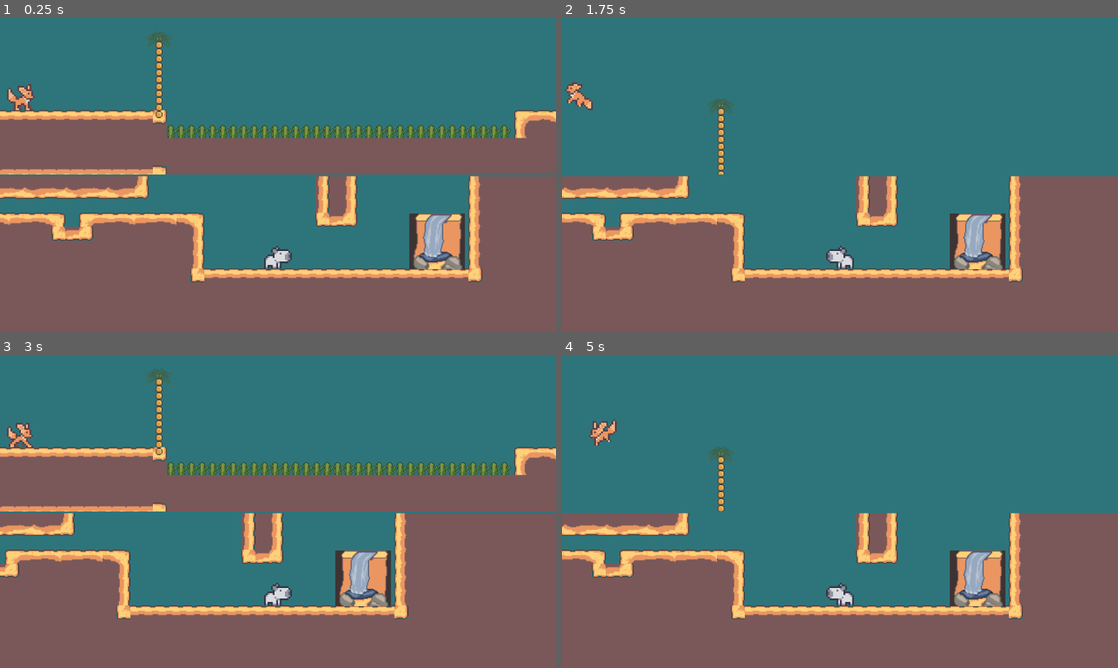
Above: before the commit, frames 1-4 (two rows, left to right).
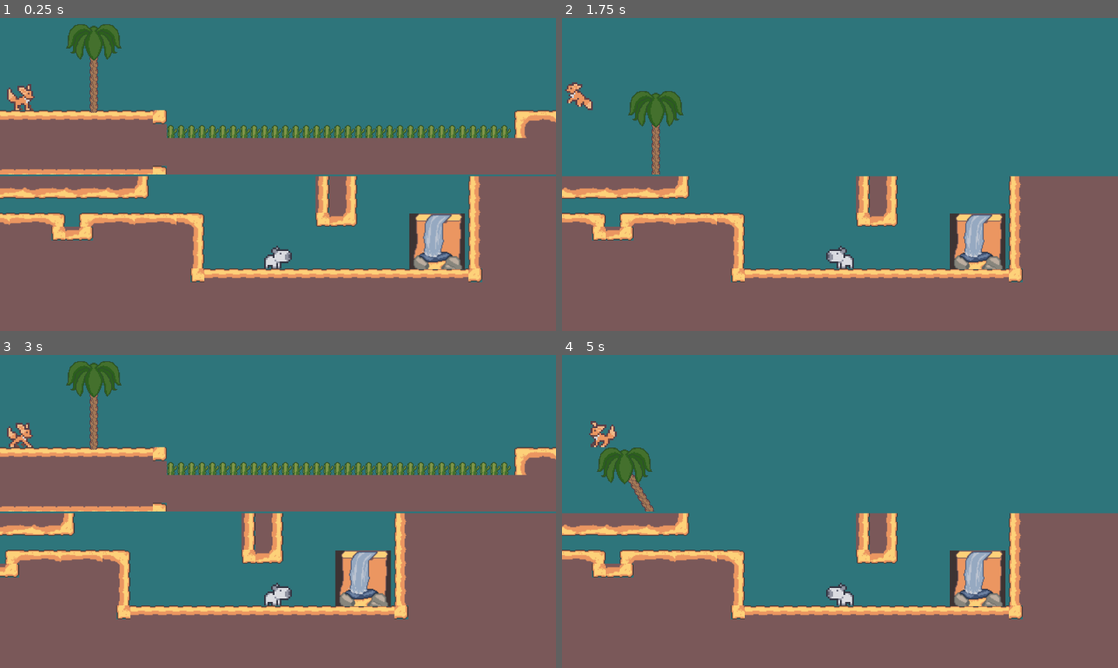
Above: after the commit, the same moments.

Repository: lhoffl/gmtk2024
Game: Godot game, scene res://transference/world/World2.tscn
Same seed, same stepped clock (60 frames per second), same inputs: the game is played once before the commit and once after it.
Inputs:
- Up to frame 1 (0.25 s): no input
- Up to frame 2 (1.75 s): tap Enter at 0.5 s; hold D (player1_right) 0.53-1.28 s; tap Tab (swapBuddies) at 0.6, 1.35 s; tap Space (player1_jump) at 0.77, 1.52 s; hold A (player1_left) from 1.28 s (still down)
- Up to frame 3 (3 s): release A (player1_left) at 2.03 s; hold D (player1_right) from 2.03 s (still down); tap Tab (swapBuddies) at 2.1, 2.85 s
- Up to frame 4 (5 s): tap Space (player1_jump) at 3.02, 3.77, 4.52 s; release D (player1_right) at 3.53 s; hold A (player1_left) from 3.53 s (still down); tap Tab (swapBuddies) at 3.6, 4.35 s

The runs differ from the first frame. In frame 1, 1.4% of the frame differs, in the area x 11-32%, y 2-32%; in frame 2, 1.4%; in frame 3, 1.4%; in frame 4, 1.6%, in the area x 4-31%, y 20-50%.

Commit message:
better tree collision detection, still needs cleanup

Diff:
--- a/transference/environment/Spike/spike.tscn
+++ b/transference/environment/Spike/spike.tscn
@@ -14,6 +14,8 @@
 texture = ExtResource("1_3qdpl")
 
 [node name="area2d" type="Area2D" parent="."]
+collision_layer = 2
+collision_mask = 2
 
 [node name="CollisionShape2D" type="CollisionShape2D" parent="area2d"]
 position = Vector2(0, 0.5)
--- a/transference/environment/Tree/tree.gd
+++ b/transference/environment/Tree/tree.gd
@@ -1,23 +1,70 @@
 extends Node2D
 
 @onready var _raycasts = $Fronds_StaticBody/Raycasts
+@onready var _leftRays = $Fronds_StaticBody/Raycasts/LeftRays
+@onready var _rightRays = $Fronds_StaticBody/Raycasts/RightRays
+
 @onready var _trunk = $Trunk
 @onready var _frond = $Fronds_StaticBody
 @export var _tree_height = 4
 
+@export var _rightBendAmount = 90
+@export var _leftBendAmount = -90
+@export var _rightRequiredMass = 0.5
+@export var _leftRequiredMass = 0.5
+@export var _neutralBendAmount = 45
+
 enum treeStates {STAND, BEND, BEND_UP, BEND_DOWN}
 var treeState
 @export var rotation_speed = 1.5
+@export var return_speed = 10
 var trunk_segments = []
 var top_trunk
 var raycasts = []
+var rightRays = []
+var leftRays = []
+
+var bendDegree = 0
+
+var is_bending = false
 
 # Called when the node enters the scene tree for the first time.
 func _ready():
+
 	for x in _raycasts.get_children():
 		raycasts.append(x)
+
+	for x in _leftRays.get_children():
+		leftRays.append(x)
+
+	for x in _rightRays.get_children():
+		rightRays.append(x)
+
 	buildTree()
 	treeState = treeStates.STAND
+
+func setupRightBend(other):
+	if is_bending:
+		return
+	#var player := other.get_parent().get_parent() as Player
+	#if player.mass >= _rightRequiredMass:
+	bendDegree = _rightBendAmount
+	is_bending = true
+
+func resetBend(other):
+	bendDegree = _neutralBendAmount
+	is_bending = false
+
+func setupLeftBend(other):
+	if is_bending:
+		return
+	bendDegree = _leftBendAmount
+	is_bending = true
+
+	#var player := other.get_parent().get_parent() as Player
+	#if player.mass >= _leftRequiredMass:
+		#bendDegree = _leftBendAmount
+		#is_bending = true
 
 func buildTree():
 	for n in _tree_height:
@@ -29,27 +76,41 @@
 
 # Called every frame. 'delta' is the elapsed time since the previous frame.
 func _physics_process(delta):
-	if raycasts.any(func(r): return r.is_colliding()):
-		bendToState(treeStates.BEND, delta)
+
+	var leftCount = 0
+	var rightCount = 0
+
+	for leftRay in leftRays:
+		if leftRay.is_colliding():
+			leftCount += 1
+	for rightRay in rightRays:
+		if rightRay.is_colliding():
+			rightCount += 1
+
+	if(rightCount > leftCount):
+		bendToState(treeStates.BEND, delta, _rightBendAmount)
+	elif(leftCount > rightCount):
+		bendToState(treeStates.BEND, delta, _leftBendAmount)
 	else:
-		bendToState(treeStates.STAND, delta)
+		bendToState(treeStates.STAND, delta, _neutralBendAmount)
+
 	positionFrond()
 
 func positionFrond():
 	_frond.global_position.x = top_trunk.global_position.x
 	_frond.global_position.y = top_trunk.global_position.y - 4
 
-func bendToState(newState, delta):
+func bendToState(newState, delta, bendDegree):
 	if not treeState == newState:
 		if newState	 == treeStates.BEND:
-			if _trunk.rotation == deg_to_rad(90):
+			if _trunk.rotation == deg_to_rad(bendDegree):
 				treeState = treeStates.BEND
 			else:
 				treeState = treeStates.BEND_DOWN
-			_trunk.rotation = lerp(_trunk.rotation, deg_to_rad(90), delta * rotation_speed)
+			_trunk.rotation = lerp(_trunk.rotation, deg_to_rad(bendDegree), delta * rotation_speed)
 		if newState	 == treeStates.STAND:
-			if _trunk.rotation == deg_to_rad(90):
+			if _trunk.rotation == deg_to_rad(_neutralBendAmount):
 				treeState = treeStates.STAND
 			else:
 				treeState = treeStates.BEND_UP
-			_trunk.rotation = lerp(_trunk.rotation, deg_to_rad(0), delta * rotation_speed)
+			_trunk.rotation = lerp(_trunk.rotation, deg_to_rad(0), delta * return_speed)
--- a/transference/environment/Tree/tree.tscn
+++ b/transference/environment/Tree/tree.tscn
@@ -1,10 +1,11 @@
-[gd_scene load_steps=4 format=3 uid="uid://mbg4hpuqs78"]
+[gd_scene load_steps=5 format=3 uid="uid://mbg4hpuqs78"]
 
 [ext_resource type="Script" path="res://transference/environment/Tree/tree.gd" id="1_3w1xm"]
 [ext_resource type="Texture2D" uid="uid://b2obncbvyep52" path="res://transference/environment/Tree/palm-frond.png" id="2_6hnv1"]
+[ext_resource type="Texture2D" uid="uid://dvtjy7vc36xv5" path="res://transference/characters/players/sprites/treetop.png" id="2_fdrss"]
 
 [sub_resource type="RectangleShape2D" id="RectangleShape2D_mh8ud"]
-size = Vector2(28, 7)
+size = Vector2(56.5, 10)
 
 [node name="Tree" type="Node2D"]
 script = ExtResource("1_3w1xm")
@@ -14,55 +15,129 @@
 position = Vector2(0, -28)
 
 [node name="CollisionShape2D" type="CollisionShape2D" parent="Fronds_StaticBody"]
-position = Vector2(0, 1.5)
+position = Vector2(0, -13)
 shape = SubResource("RectangleShape2D_mh8ud")
 one_way_collision = true
 one_way_collision_margin = 0.0
 
+[node name="Sprite2D5" type="Sprite2D" parent="Fronds_StaticBody"]
+position = Vector2(0, 10)
+texture = ExtResource("2_fdrss")
+
 [node name="Sprite2D" type="Sprite2D" parent="Fronds_StaticBody"]
+visible = false
 position = Vector2(8, 3)
 rotation = 1.0472
 texture = ExtResource("2_6hnv1")
 
 [node name="Sprite2D2" type="Sprite2D" parent="Fronds_StaticBody"]
+visible = false
 position = Vector2(-8, 3)
 rotation = -2.61799
 texture = ExtResource("2_6hnv1")
 
 [node name="Sprite2D3" type="Sprite2D" parent="Fronds_StaticBody"]
+visible = false
 position = Vector2(-8, 8)
 rotation = -3.14159
 texture = ExtResource("2_6hnv1")
 
 [node name="Sprite2D4" type="Sprite2D" parent="Fronds_StaticBody"]
+visible = false
 position = Vector2(8, 9)
 rotation = 1.5708
 texture = ExtResource("2_6hnv1")
 
 [node name="Raycasts" type="Node2D" parent="Fronds_StaticBody"]
 
-[node name="RayCast2D" type="RayCast2D" parent="Fronds_StaticBody/Raycasts"]
+[node name="LeftRays" type="Node2D" parent="Fronds_StaticBody/Raycasts"]
+position = Vector2(0, 8)
+
+[node name="RayCast2D2" type="RayCast2D" parent="Fronds_StaticBody/Raycasts/LeftRays"]
+position = Vector2(-27, -18)
 target_position = Vector2(0, -14)
 collision_mask = 2
+hit_from_inside = true
 
-[node name="RayCast2D2" type="RayCast2D" parent="Fronds_StaticBody/Raycasts"]
-position = Vector2(-16, 0)
+[node name="RayCast2D3" type="RayCast2D" parent="Fronds_StaticBody/Raycasts/LeftRays"]
+position = Vector2(-24, -18)
 target_position = Vector2(0, -14)
 collision_mask = 2
+hit_from_inside = true
 
-[node name="RayCast2D3" type="RayCast2D" parent="Fronds_StaticBody/Raycasts"]
-position = Vector2(16, 0)
+[node name="RayCast2D4" type="RayCast2D" parent="Fronds_StaticBody/Raycasts/LeftRays"]
+position = Vector2(-21, -18)
 target_position = Vector2(0, -14)
 collision_mask = 2
+hit_from_inside = true
 
-[node name="RayCast2D4" type="RayCast2D" parent="Fronds_StaticBody/Raycasts"]
-position = Vector2(8, 0)
+[node name="RayCast2D5" type="RayCast2D" parent="Fronds_StaticBody/Raycasts/LeftRays"]
+position = Vector2(-18, -18)
 target_position = Vector2(0, -14)
 collision_mask = 2
+hit_from_inside = true
 
-[node name="RayCast2D5" type="RayCast2D" parent="Fronds_StaticBody/Raycasts"]
-position = Vector2(-8, 0)
+[node name="RayCast2D6" type="RayCast2D" parent="Fronds_StaticBody/Raycasts/LeftRays"]
+position = Vector2(-15, -18)
 target_position = Vector2(0, -14)
 collision_mask = 2
+hit_from_inside = true
+
+[node name="RayCast2D7" type="RayCast2D" parent="Fronds_StaticBody/Raycasts/LeftRays"]
+position = Vector2(-12, -18)
+target_position = Vector2(0, -14)
+collision_mask = 2
+hit_from_inside = true
+
+[node name="RayCast2D8" type="RayCast2D" parent="Fronds_StaticBody/Raycasts/LeftRays"]
+position = Vector2(-9, -18)
+target_position = Vector2(0, -14)
+collision_mask = 2
+hit_from_inside = true
+
+[node name="RightRays" type="Node2D" parent="Fronds_StaticBody/Raycasts"]
+position = Vector2(36, 8)
+
+[node name="RayCast2D2" type="RayCast2D" parent="Fronds_StaticBody/Raycasts/RightRays"]
+position = Vector2(-27, -18)
+target_position = Vector2(0, -14)
+collision_mask = 2
+hit_from_inside = true
+
+[node name="RayCast2D3" type="RayCast2D" parent="Fronds_StaticBody/Raycasts/RightRays"]
+position = Vector2(-24, -18)
+target_position = Vector2(0, -14)
+collision_mask = 2
+hit_from_inside = true
+
+[node name="RayCast2D4" type="RayCast2D" parent="Fronds_StaticBody/Raycasts/RightRays"]
+position = Vector2(-21, -18)
+target_position = Vector2(0, -14)
+collision_mask = 2
+hit_from_inside = true
+
+[node name="RayCast2D5" type="RayCast2D" parent="Fronds_StaticBody/Raycasts/RightRays"]
+position = Vector2(-18, -18)
+target_position = Vector2(0, -14)
+collision_mask = 2
+hit_from_inside = true
+
+[node name="RayCast2D6" type="RayCast2D" parent="Fronds_StaticBody/Raycasts/RightRays"]
+position = Vector2(-15, -18)
+target_position = Vector2(0, -14)
+collision_mask = 2
+hit_from_inside = true
+
+[node name="RayCast2D7" type="RayCast2D" parent="Fronds_StaticBody/Raycasts/RightRays"]
+position = Vector2(-12, -18)
+target_position = Vector2(0, -14)
+collision_mask = 2
+hit_from_inside = true
+
+[node name="RayCast2D8" type="RayCast2D" parent="Fronds_StaticBody/Raycasts/RightRays"]
+position = Vector2(-9, -18)
+target_position = Vector2(0, -14)
+collision_mask = 2
+hit_from_inside = true
 
 [node name="Trunk" type="StaticBody2D" parent="."]
--- a/transference/environment/Tree/trunk_segment.tscn
+++ b/transference/environment/Tree/trunk_segment.tscn
@@ -1,12 +1,15 @@
 [gd_scene load_steps=3 format=3 uid="uid://cnqq5uthpxb1p"]
 
-[ext_resource type="Texture2D" uid="uid://dtnqsy4kyxd51" path="res://transference/environment/Tree/palm-trunk.png" id="1_kxlot"]
+[ext_resource type="Texture2D" uid="uid://cl61dla4smvtq" path="res://transference/characters/players/sprites/tree_base.png" id="1_elvg0"]
 
-[sub_resource type="CircleShape2D" id="CircleShape2D_ovw1v"]
-radius = 4.0
+[sub_resource type="CapsuleShape2D" id="CapsuleShape2D_vsor7"]
+radius = 5.0
+height = 16.0
 
 [node name="TX_Segment" type="CollisionShape2D"]
-shape = SubResource("CircleShape2D_ovw1v")
+shape = SubResource("CapsuleShape2D_vsor7")
 
 [node name="Sprite2D" type="Sprite2D" parent="."]
-texture = ExtResource("1_kxlot")
+texture_filter = 1
+position = Vector2(2, 0)
+texture = ExtResource("1_elvg0")
--- a/transference/levels/level2.tscn
+++ b/transference/levels/level2.tscn
@@ -161,5 +161,6 @@
 position = Vector2(582, 360)
 
 [node name="Tree" parent="." instance=ExtResource("8_atp02")]
-position = Vector2(183, 341)
-_tree_height = 12
+texture_filter = 1
+position = Vector2(108, 331)
+_tree_height = 10
Binary file added: transference/characters/players/sprites/tree_base.aseprite
Binary file added: transference/characters/players/sprites/tree_base.png
Not shown, added: transference/characters/players/sprites/tree_base.png.import
Binary file added: transference/characters/players/sprites/treetop.aseprite
Binary file added: transference/characters/players/sprites/treetop.png
Not shown, added: transference/characters/players/sprites/treetop.png.import
